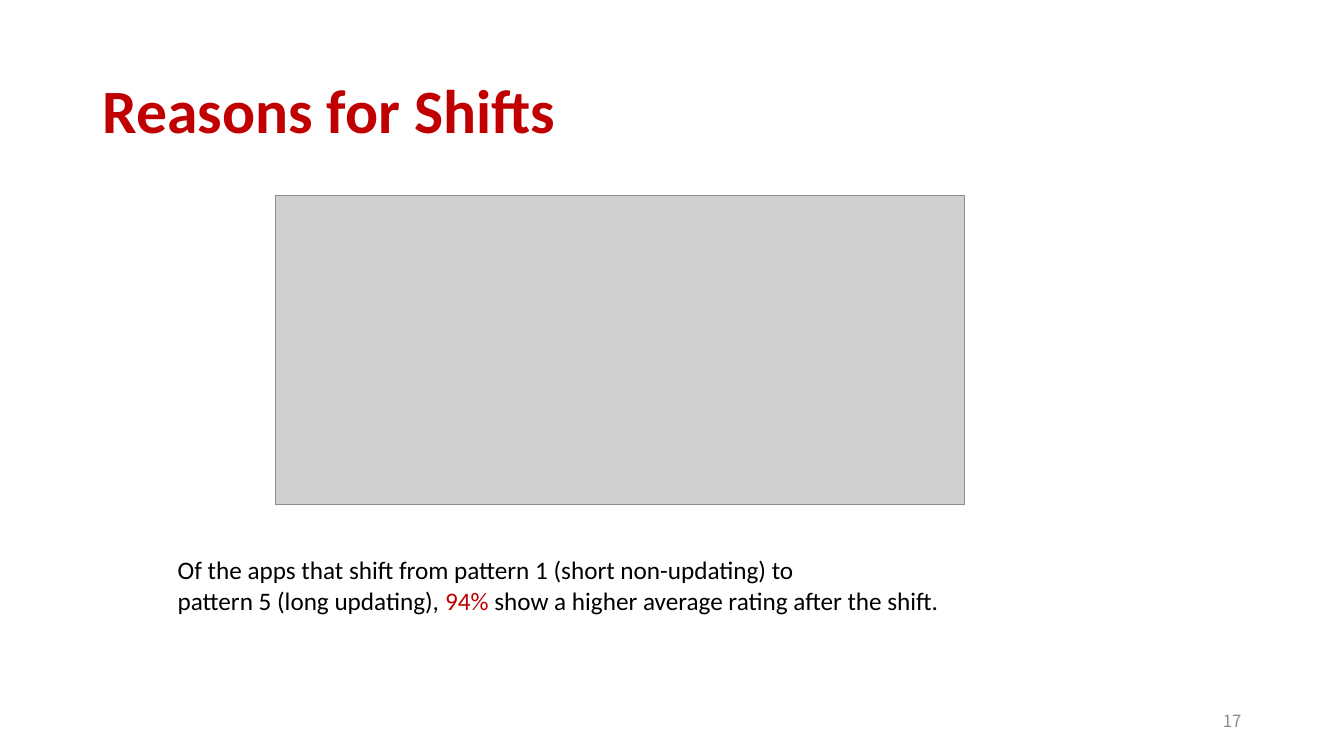
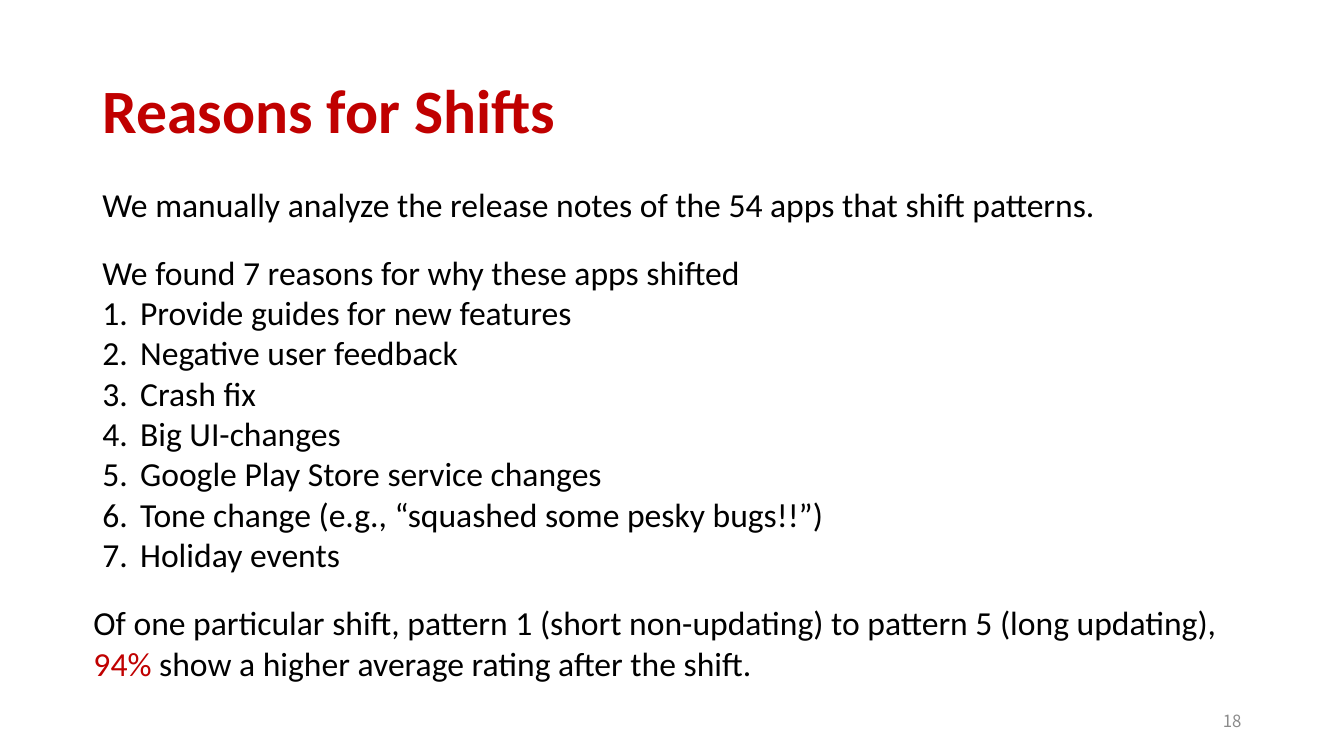
Before and after one commit to aidanby/aidanby.github.io, a slide deck: slide 18 of files/icse22.pptx (slide 17 before the commit). Drawn at 1344x756 pixels with LibreOffice and Linux fonts; fonts in the diff are those of the drawing; grey boxes stand for pictures. Boxes give left, top, right and bottom in pixels: in the first picture for what was removed or moved away, otherwise in the second. Text is boxed around its words. In the diff, an @@ line names an element or a change of style, - is before the commit and + after.

Commit message:
more changes on slides

```diff
--- a/files/icse22.pptx
+++ b/files/icse22.pptx
@@ text added at (x1=102, y1=193, x2=1094, y2=223), 24 pt, text #000000 @@
+We manually analyze the release notes of the 54 apps that shift patterns.
@@ picture removed at (x1=275, y1=196, x2=965, y2=505) @@
@@ text added at (x1=102, y1=261, x2=823, y2=573), 24 pt, text #000000 @@
+We found 7 reasons for why these apps shifted
+1. Provide guides for new features
+2. Negative user feedback
+3. Crash fix
+4. Big UI-changes
+5. Google Play Store service changes
+6. Tone change (e.g., “squashed some pesky bugs!!”)
+7. Holiday events
@@ text at (x1=93, y1=610, x2=1216, y2=682): text changed; size 18 to 24 pt @@
-Of the apps that shift from pattern 1 (short non-updating) to
-pattern 5 (long updating), 94% show a higher average rating after the shift.
+Of one particular shift, pattern 1 (short non-updating) to pattern 5 (long updating),
+94% show a higher average rating after the shift.
@@ page number at (x1=1223, y1=714, x2=1242, y2=727): text changed @@
-17
+18
```
Also in this commit, not shown: 14 other slides changed, 1 slide added.
